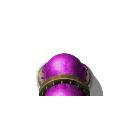
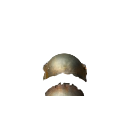
Before/after of a 128px x 128px layered artwork. What changed in the layer stack:
hid "Layer 1" over (x1=34, y1=53, x2=104, y2=96)
